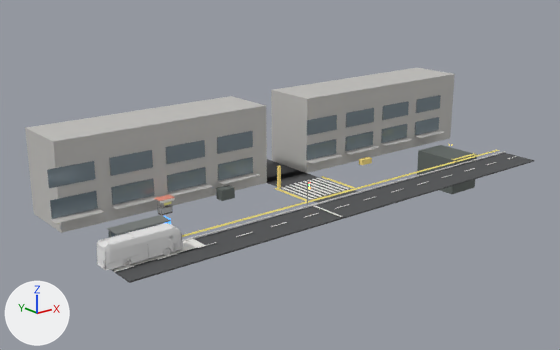
The glTF model game/public/models/map/Z1_GROUND.glb, before and after one commit.
Before and after are seen from a 50 mm lens placed at (-99.9, -55.3, 36.5), pointed at (-29.5, 32.6, 1.3). Arrows for +X, +Y and +Z are at lower left; the lights stay in place. The first picture is the older version. Where no turn or scale is listed for an object, it has been applied to the vertices.

The older version as bpy lines, for what is in view:
```python
me_cube_397 = bpy.data.meshes.new('Cube.397')
me_cube_397.from_pydata(...)  # 8 vertices, 12 faces; spans x -4.0..4.0, y -7.0..7.0, z 0.0
me_cube_397.materials.append(mat_rd_asphalt)  # dark grey #525456
me_cube_411 = bpy.data.meshes.new('Cube.411')
me_cube_411.from_pydata(...)  # a box spanning x -3.1..3.1, y -0.08..0.08, z -1.2..1.2
me_cube_411.materials.append(mat_bld_glass)  # grey #86959e
me_cube_439 = bpy.data.meshes.new('Cube.439')
me_cube_439.from_pydata(...)  # a box spanning x -16.5..16.5, y -4.5..4.5, z -6.0..6.0
me_cube_439.materials.append(mat_bld_wall)  # light grey #c4c2bf
ob_z1_bld_mass_w = bpy.data.objects.new('Z1_bld_mass_W', me_cube_439)
ob_z1_bld_mass_w.location = (-47.5, 38.5, 6.0)
ob_z1_bld_win2_0 = bpy.data.objects.new('Z1_bld_win2_0', me_cube_411)
ob_z1_bld_win2_0.location = (-62.0, 33.9, 7.4)
ob_z1_sidest = bpy.data.objects.new('Z1_sidest', me_cube_397)
ob_z1_sidest.location = (-27.0, 29.0, 0.0)
# also in view: 'Z1_bld_win_5' at (-20.0, 33.9, 3.4); 'Z1toZ2_stair' at (4.0, 28.0, -3.0); 'Z1_bld_win2_3' at (-36.8, 33.9, 7.4); 'Z1_bld_win2_2' at (-45.2, 33.9, 7.4); 'Z1_tact_line' at (-26.0, 23.4, 0.0)
```
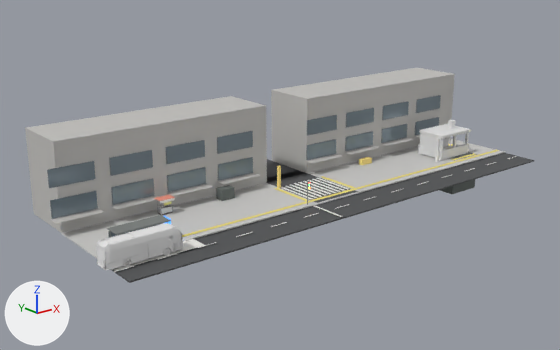
The change in detail:
Material 'MAT_PYLON' (mat_mat_pylon) is new.
Its base color is (0.8, 0.8, 0.8) (white #e7e7e7).
Material 'MAT_ENTR' (mat_mat_entr) is new.
Its base color is (0.8, 0.8, 0.8) (white #e7e7e7).
Its roughness is 0.55.
Mesh me_z1_sidewalk_e is new.
It is a box spanning x -23.0..12.0, y 22.0..34.0, z -0.2..0.0.
It uses material mat_sw_paver (light grey #cececb).
Mesh me_z1_sidewalk_w is new.
It is a box spanning x -64.0..-31.0, y 22.0..34.0, z -0.2..0.0.
It uses material mat_sw_paver (light grey #cececb).
Mesh me_mesh_001 is new.
It has 24 vertices, 38 faces and spans x -0.23..0.23, y -0.23..0.23, z 0.0..3.96.
It uses material mat_mat_pylon (white #e7e7e7).
Mesh me_mesh is new.
It has 1268 vertices, 1638 faces and spans x -4.9..4.9, y -2.6..2.6, z -2.18..5.61.
It uses material mat_mat_entr (white #e7e7e7).
Object 'Z1_sidewalk_E' (ob_z1_sidewalk_e) is new; it shows me_z1_sidewalk_e.
Its location is (0.0, 0.0, 0.0).
Object 'Z1_sidewalk_W' (ob_z1_sidewalk_w) is new; it shows me_z1_sidewalk_w.
Its location is (0.0, 0.0, 0.0).
Object 'Z1_OBJ05_sign_pylon' (ob_z1_obj05_sign_pylon) is new; it shows me_mesh_001.
Its location is (-1.8, 25.4, 0.0).
Object 'Z1_OBJ05_entrance' (ob_z1_obj05_entrance) is new; it shows me_mesh.
Its location is (4.0, 28.0, 0.0).

Changed parts and their boxes (x1, y1, x2, y2) in the pictures (560 x 350 px):
'Z1_sidewalk_W', added: after (61, 183, 318, 263)
'Z1_sidewalk_E', added: after (308, 138, 503, 193)
'Z1_OBJ05_entrance', added: after (418, 120, 475, 160)
'Z1toZ2_stair', unchanged, covered by the edit: before (417, 145, 477, 194); after (418, 150, 477, 194)
